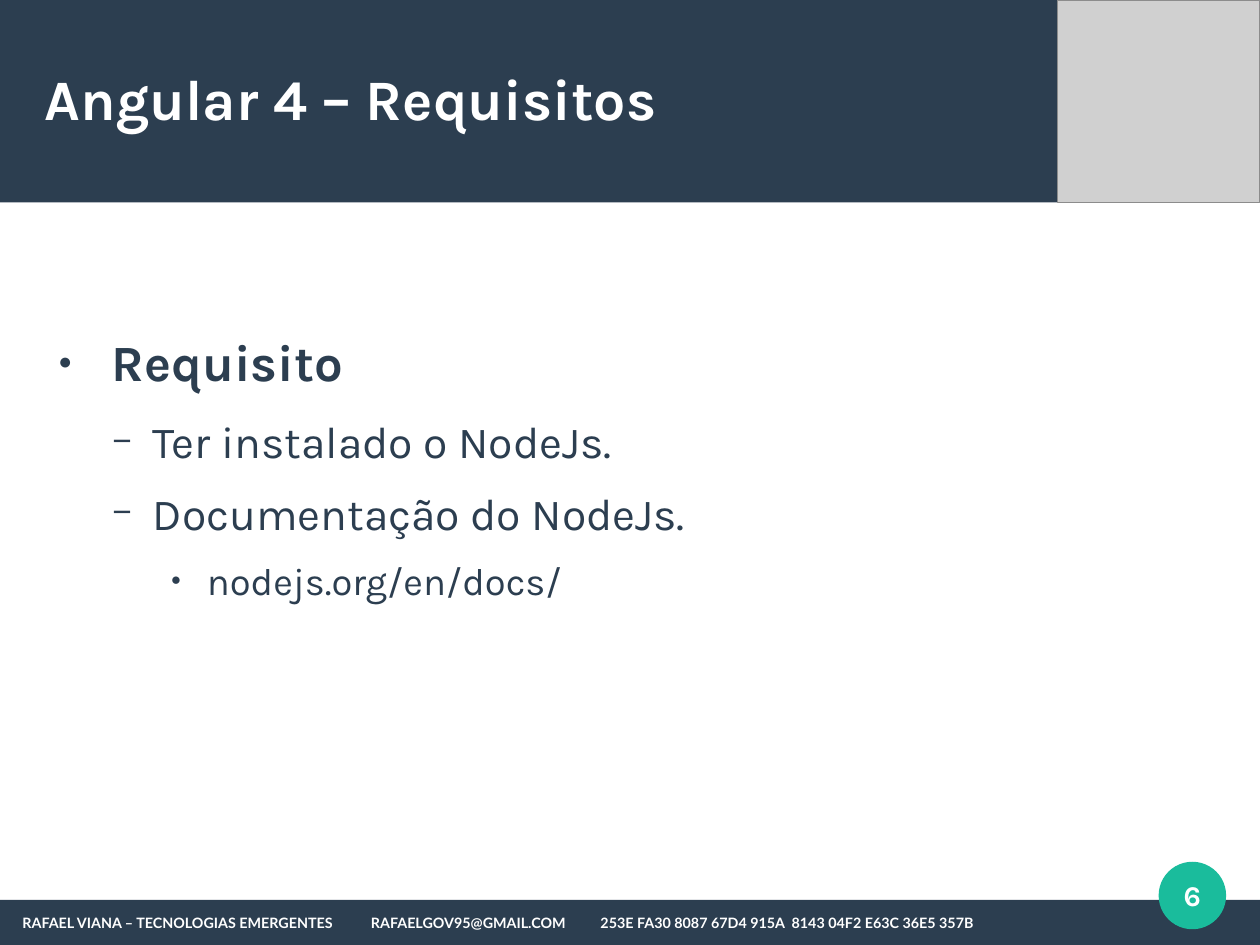
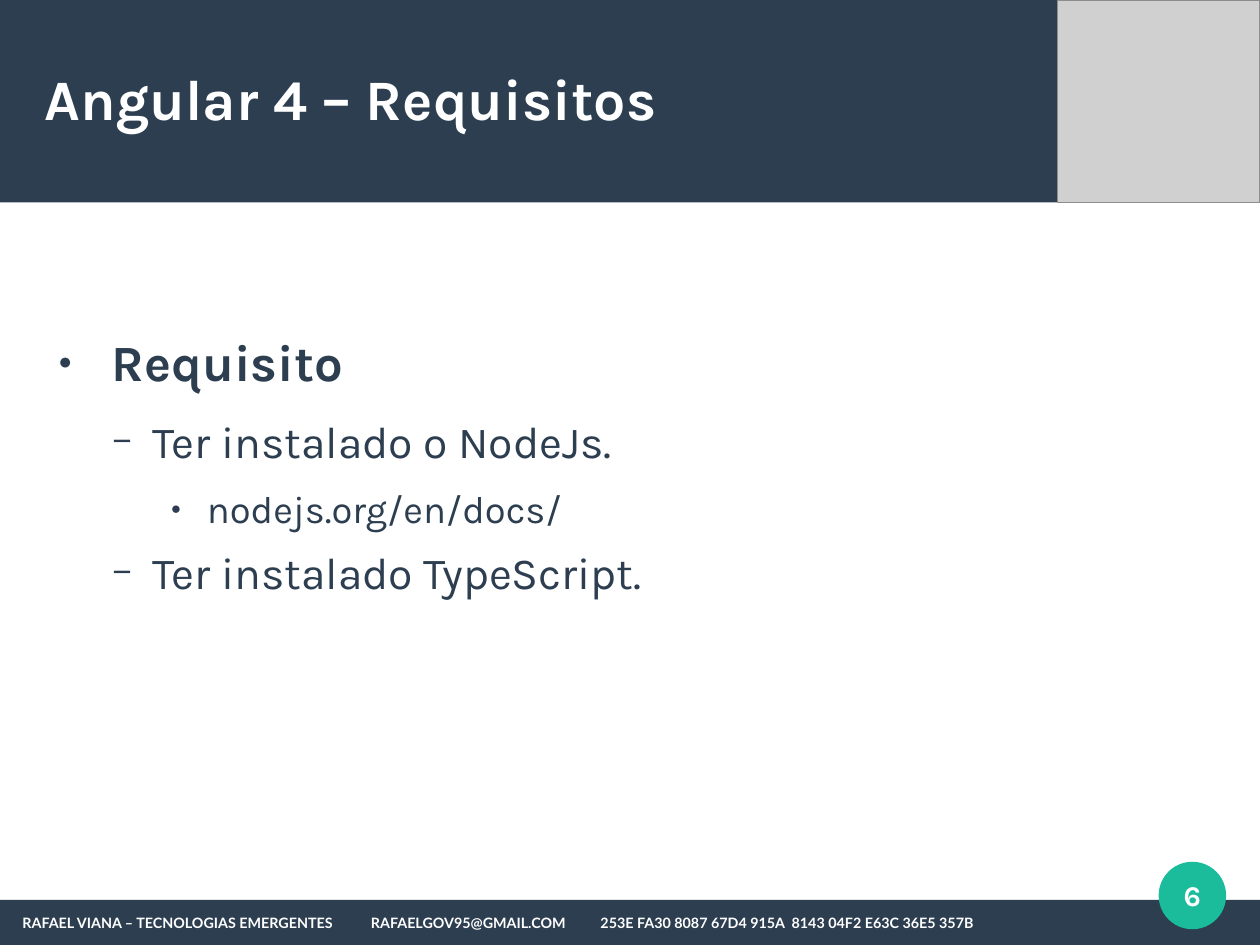
Before and after one commit to rafaelgov95/TE, a slide deck: slide 6 of Apresentação/Angular-4.odp. Drawn at 1260x945 pixels with LibreOffice and Linux fonts; fonts in the diff are those of the drawing; grey boxes stand for pictures. Boxes give left, top, right and bottom in pixels: in the first picture for what was removed or moved away, otherwise in the second. Text is boxed around its words. In the diff, an @@ line names an element or a change of style, - is before the commit and + after.

```diff
--- a/Apresentação/Angular-4.odp
+++ b/Apresentação/Angular-4.odp
@@ text at (x1=153, y1=499, x2=685, y2=539): paragraph removed @@
-  − Documentação do NodeJs.
@@ text at (x1=153, y1=558, x2=642, y2=600): paragraph added @@
+  − Ter instalado TypeScript.
```
Also in this commit, not shown: 1 other file.
